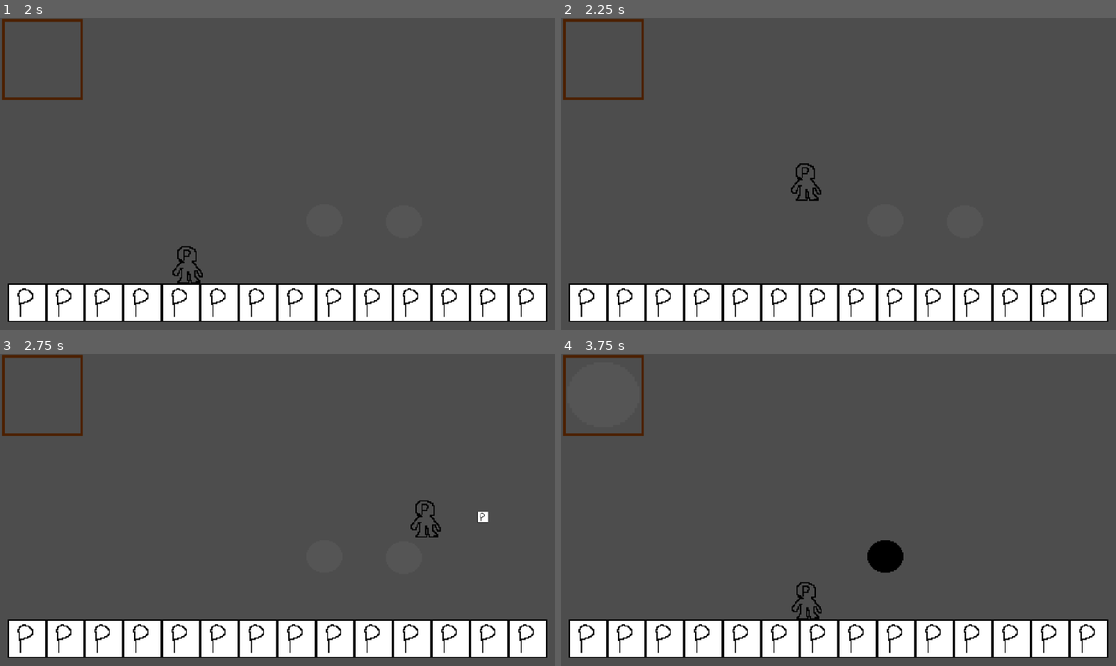
Above: before the commit, frames 1-4 (two rows, left to right).
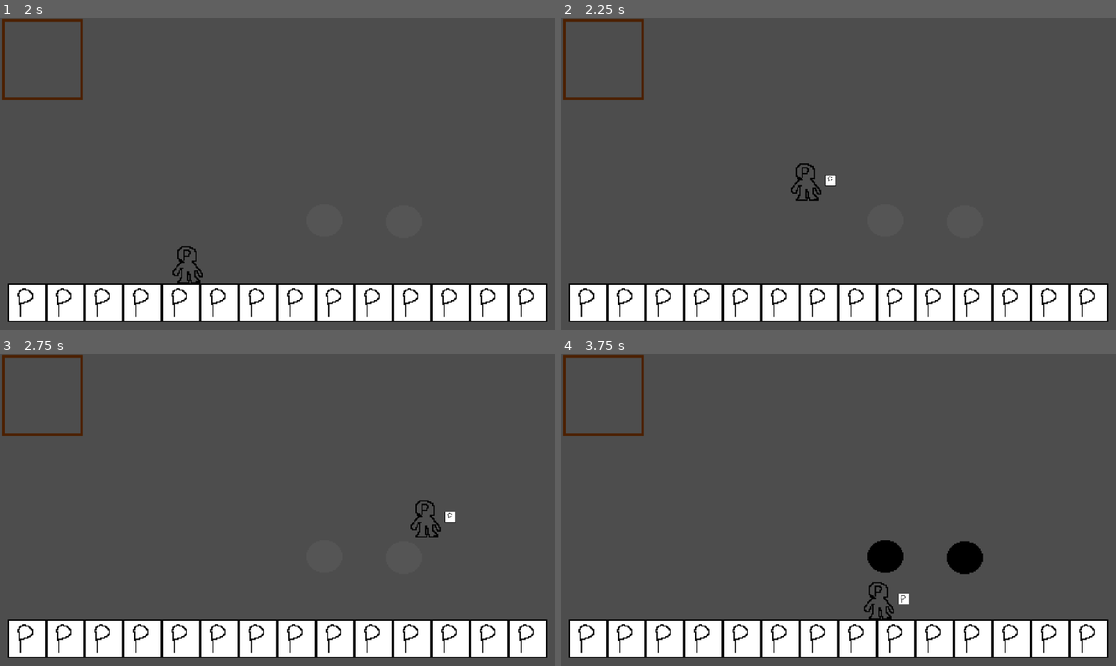
Above: after the commit, the same moments.

Repository: DanielKuhnDeAraujo/OutOfTime
Game: Godot game, scene res://secenes/jogo.tscn
Same seed, same stepped clock (60 frames per second), same inputs: the game is played once before the commit and once after it.
Inputs:
- Up to frame 1 (2 s): tap Enter (pausa) at 0.5 s; hold Right (ui_right) 0.53-1.25 s; hold X (instanciar) 0.53-1.25 s; tap E (interagir) at 0.8 s; click "RETORNAR AO JOGO" at 1.25 s
- Up to frame 2 (2.25 s): tap Space at 2 s; hold Right (ui_right) from 2.03 s (still down); tap E (interagir) at 2.1 s
- Up to frame 3 (2.75 s): keep holding Right (ui_right); tap Z (pegar) at 2.3 s
- Up to frame 4 (3.75 s): release Right (ui_right) at 2.78 s; hold Left (ui_left) 2.78-3.53 s; hold Z (pegar) 2.78-3.53 s; tap X (instanciar) at 3.05 s; hold Right (ui_right) from 3.53 s (still down); tap V (futuro) at 3.6 s

Frame 1 is identical in both runs. In frame 2, less than 0.1% of the frame differs, in the area x 47-50%, y 50-54%; in frame 3, 0.1%; in frame 4, 1.0%, in the area x 41-77%, y 59-86%.

Commit message:
tenho q me apressar

Diff:
--- a/scripts/player.gd
+++ b/scripts/player.gd
@@ -10,6 +10,7 @@
 var ItemGuardadoIdade
 var ItemGuardadoNome
 var guardado  = false
+var interagindo =false
 var viajando = false
 var direction
 var udirection
@@ -19,8 +20,8 @@
 var aceleracao: float = 50
 var friccao: float = 70
 func _ready() -> void:
-	animated_sprite_2d_2.position.x = -47
-	area_2d.position.x=-47
+	animated_sprite_2d_2.position.x = -20
+	area_2d.position.x=-20
 
 func _physics_process(delta: float) -> void:
 	# Add the gravity.
@@ -37,8 +38,8 @@
 		if direction:
 			SPEED = move_toward(SPEED, MAXSPEED * direction, aceleracao)
 			velocity.x = SPEED
-			animated_sprite_2d_2.position.x = 47*direction
-			area_2d.position.x=47*direction
+			animated_sprite_2d_2.position.x = 20*direction
+			area_2d.position.x=20*direction
 			if direction!= 0 :
 				udirection = direction
 		else:
@@ -47,8 +48,10 @@
 
 		move_and_slide()
 		if Input.is_action_pressed("pegar") and not guardado :
+			interagir()
+		if Input.is_action_just_pressed("interagir") :
 			pegar()
-		if Input.is_action_pressed("instanciar") and guardado :
+		if Input.is_action_just_pressed("instanciar") and guardado :
 			instanciar()
 		if Input.is_action_just_pressed("futuro") :
 			get_parent().futuro()
@@ -60,13 +63,20 @@
 	pegar_timer.start()
 	area_2d.monitoring = true
 	animated_sprite_2d_2.visible = true
-
+	interagindo=true
+func interagir() :
+	pegar_timer.start()
+	area_2d.monitoring = true
+	animated_sprite_2d_2.visible = true
 
 func _on_pegar_timer_timeout() -> void:
 	area_2d.monitoring = false
 	animated_sprite_2d_2.visible = false
 func _on_area_2d_body_entered(body: Node2D) -> void:
-	if body.pegavel && not guardado :
+	if body.has_method("interagir") and interagindo:
+		body.interagir(ItemGuardadoCena,ItemGuardadoIdade,ItemGuardadoNome,ItemGuardadoSprite)
+		interagindo= false
+	elif body.pegavel && not guardado  :
 		ItemGuardadoCena = body.Cena
 		ItemGuardadoIdade = body.Idade
 		ItemGuardadoNome = body.Nome
@@ -75,10 +85,11 @@
 		SpriteInventario.texture = ItemGuardadoSprite
 		label.text = ItemGuardadoNome
 		guardado= true
+		get_parent().finale(ItemGuardadoCena,ItemGuardadoIdade,ItemGuardadoNome,ItemGuardadoSprite)
 func instanciar() :
 	var obejto = load(ItemGuardadoCena).instantiate()
 	obejto.global_position = global_position
-	obejto.global_position.x += 50*udirection
+	obejto.global_position.x += 20*udirection
 	obejto.Idade =ItemGuardadoIdade
 	get_tree().root.get_child(0).add_child(obejto)
 	SpriteInventario.texture = null
Not shown: 1 places in secenes/jogo.tscn that only renumber resources
